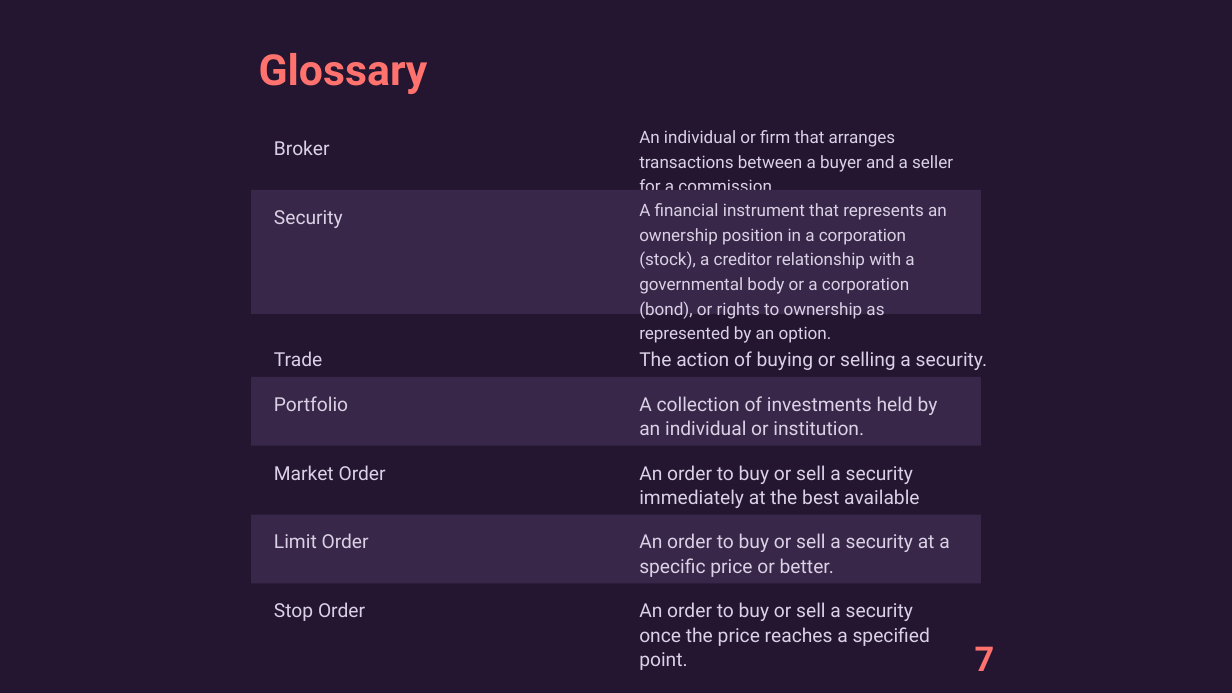
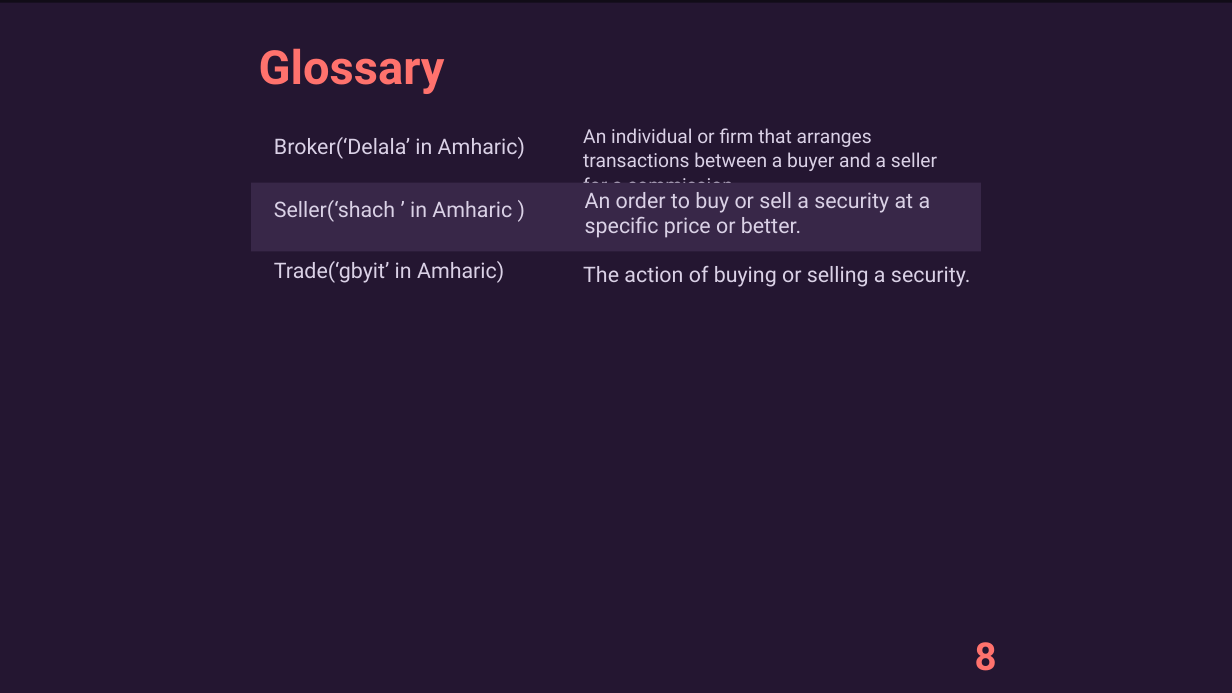
Before and after one commit to WachemoGroupTwo/Broker, a slide deck: slide 8 of geez.pptx (slide 7 before the commit). Drawn at 1232x693 pixels with LibreOffice and Linux fonts; fonts in the diff are those of the drawing. Boxes give left, top, right and bottom in pixels: in the first picture for what was removed or moved away, otherwise in the second. Text is boxed around its words. In the diff, an @@ line names an element or a change of style, - is before the commit and + after.

```diff
--- a/geez.pptx
+++ b/geez.pptx
@@ text "Glossary" at <box>259,48,445,94</box>: size 40 to 44 pt @@
@@ text "An individual or firm that ...": place and size @@
-text "An individual or firm that ..." at <box>639,130,953,190</box>
+text "An individual or firm that ..." at <box>583,128,937,197</box>
@@ text "An individual or firm that ..." at <box>583,128,937,197</box>: size 16 to 18 pt @@
@@ text at <box>274,137,525,159</box>: text changed; size 18 to 20 pt @@
-Broker
+Broker(‘Delala’ in Amharic)
@@ rectangle: place and size @@
-rectangle at <box>251,514,981,583</box>
+rectangle at <box>251,182,981,251</box>
@@ rectangle removed at <box>251,190,981,314</box> @@
@@ text added at <box>274,200,512,222</box>, 20 pt, text #DAD1E6 @@
+Seller(‘shach ’ in Amharic )
@@ text "An order to buy or ..." at <box>585,192,931,238</box>: size 18 to 20 pt @@
@@ text "An order to buy or ...": place and size @@
-text "An order to buy or ..." at <box>639,533,949,577</box>
+text "An order to buy or ..." at <box>585,192,931,238</box>
@@ text removed at <box>639,203,947,343</box> @@
-A financial instrument that represents an ownership position in a corporation (stock), a creditor relationship with a governmental body or a corporation (bond), or rights to ownership as represented by an option.
@@ text removed at <box>274,210,343,228</box> @@
-Security
@@ text at <box>274,261,504,283</box>: text changed; size 18 to 20 pt @@
-Trade
+Trade(‘gbyit’ in Amharic)
@@ text "The action of buying or ...": place and size @@
-text "The action of buying or ..." at <box>639,351,987,370</box>
+text "The action of buying or ..." at <box>583,265,970,287</box>
@@ text "The action of buying or ..." at <box>583,265,970,287</box>: size 18 to 20 pt @@
@@ rectangle removed at <box>251,377,981,445</box> @@
@@ text removed at <box>274,396,348,411</box> @@
-Portfolio
@@ text removed at <box>639,396,938,435</box> @@
-A collection of investments held by an individual or institution.
@@ text removed at <box>274,465,386,480</box> @@
-Market Order
@@ text removed at <box>639,465,919,534</box> @@
-An order to buy or sell a security immediately at the best available current price.
@@ text removed at <box>274,533,369,548</box> @@
-Limit Order
@@ text removed at <box>274,602,365,621</box> @@
-Stop Order
@@ text removed at <box>639,602,930,646</box> @@
-An order to buy or sell a security once the price reaches a specified point.
@@ page number at <box>975,642,997,671</box>: text changed; size 32 to 36 pt @@
-7
+8
```
Also in this commit, not shown: 8 other slides changed, 1 slide added.
